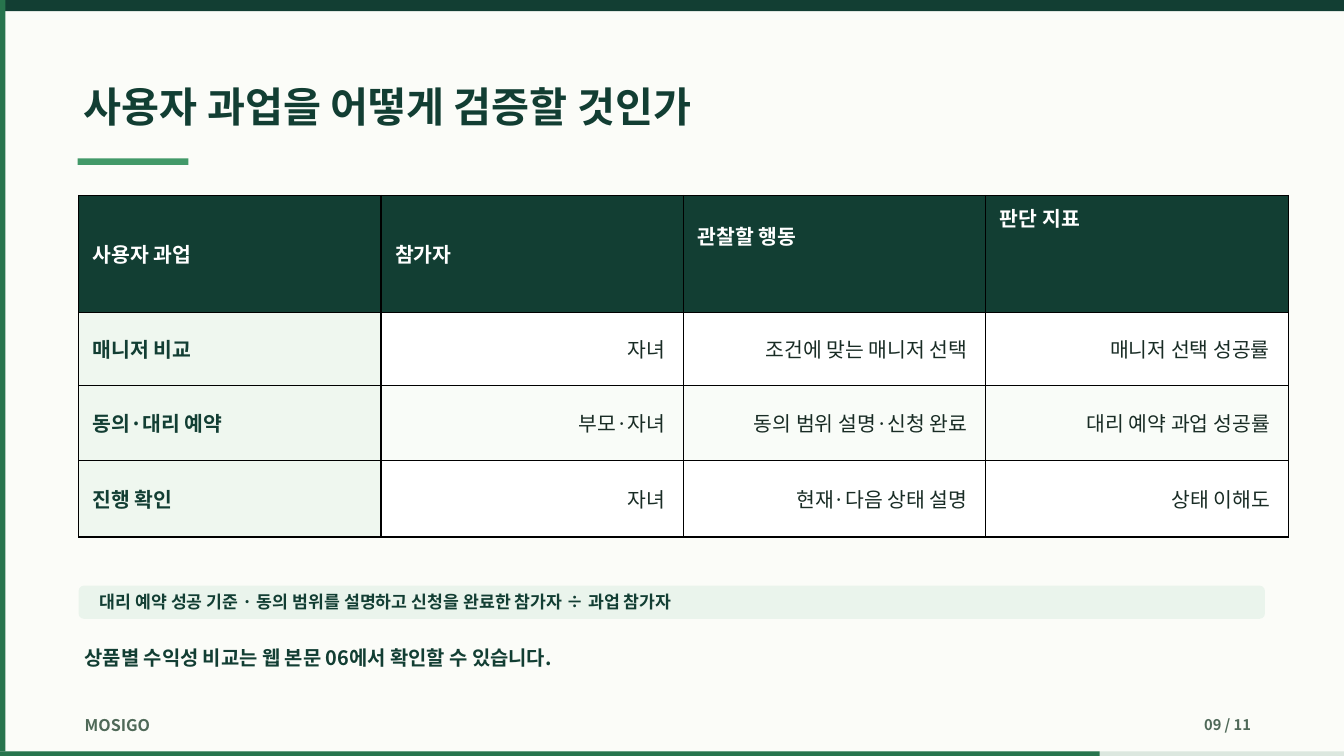
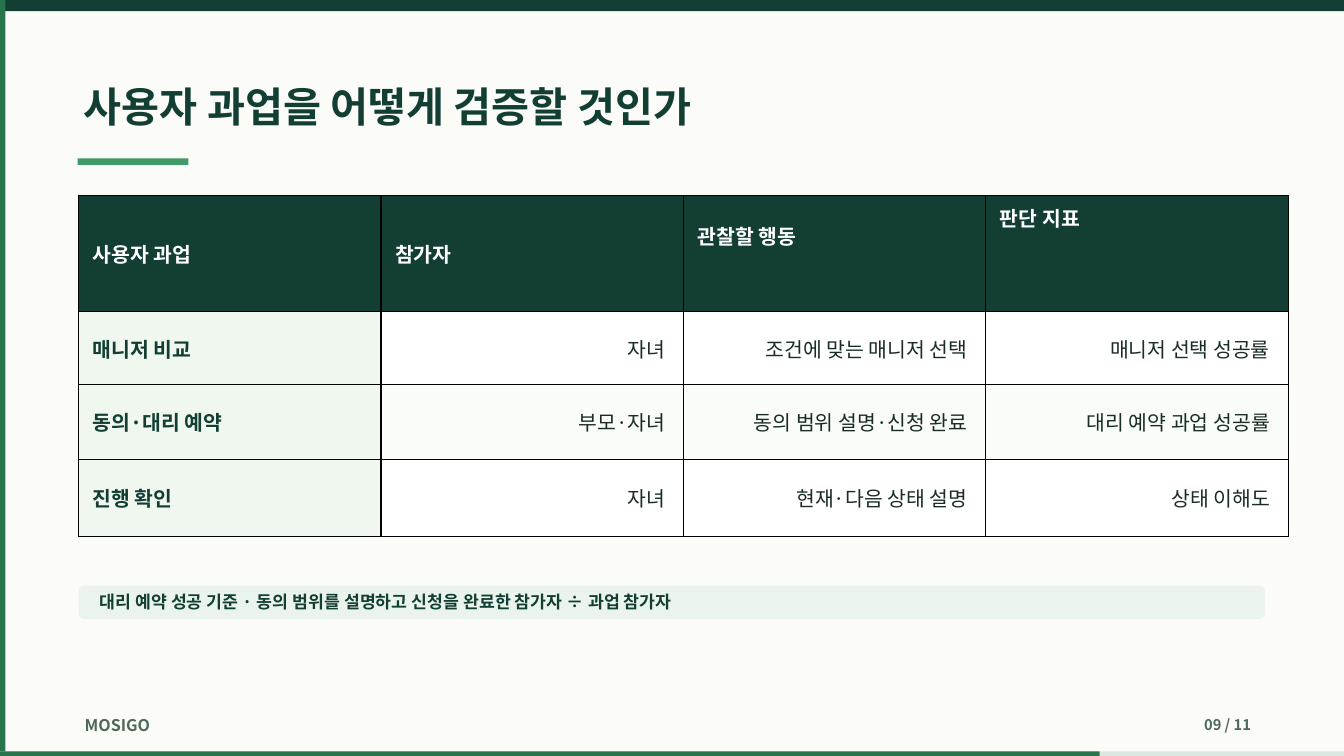
Before and after one commit to dohyunkimmm/mosigo-case-study, a slide deck: slide 9 of downloads/mosigo_report.pptx. Drawn at 1344x756 pixels with LibreOffice and Linux fonts; fonts in the diff are those of the drawing. Boxes give left, top, right and bottom in pixels: in the first picture for what was removed or moved away, otherwise in the second. Text is boxed around its words. In the diff, an @@ line names an element or a change of style, - is before the commit and + after.

Commit message:
본문·발표자료 전수 검토 후 중복 정리 (#203)
* 전수 검토 결과 반영: 본문과 발표자료의 반복 설명 정리

* 모바일 검사에서 승인·보류 조건을 함께 확인

```diff
--- a/downloads/mosigo_report.pptx
+++ b/downloads/mosigo_report.pptx
@@ text removed at [85,644,551,671] @@
-상품별 수익성 비교는 웹 본문 06에서 확인할 수 있습니다.
```
Also in this commit, not shown: 2 other slides changed, 13 other files.
